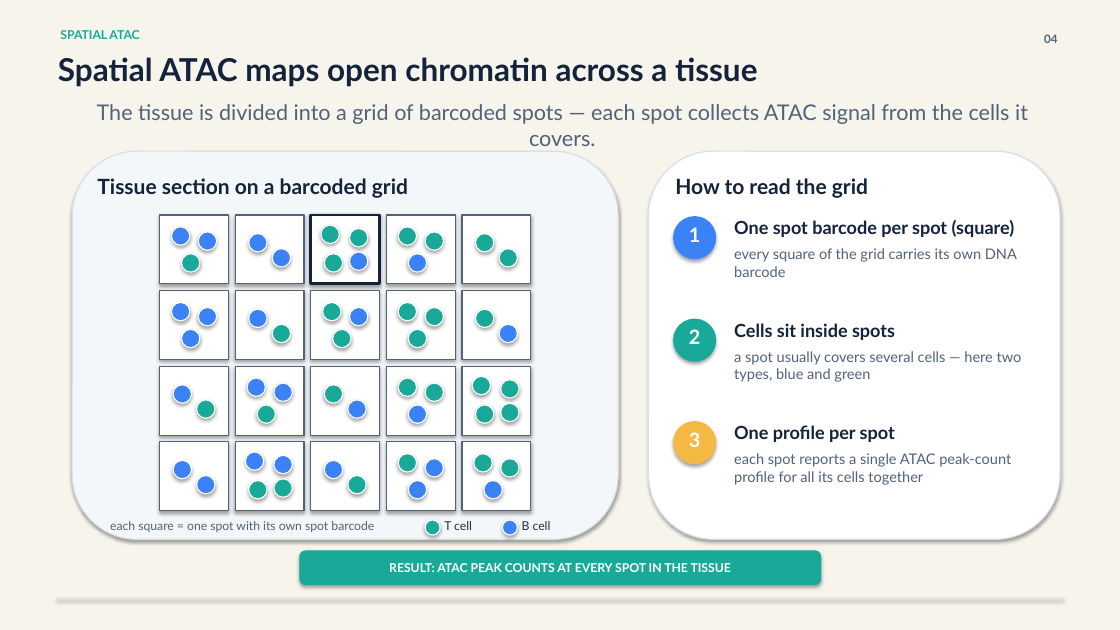
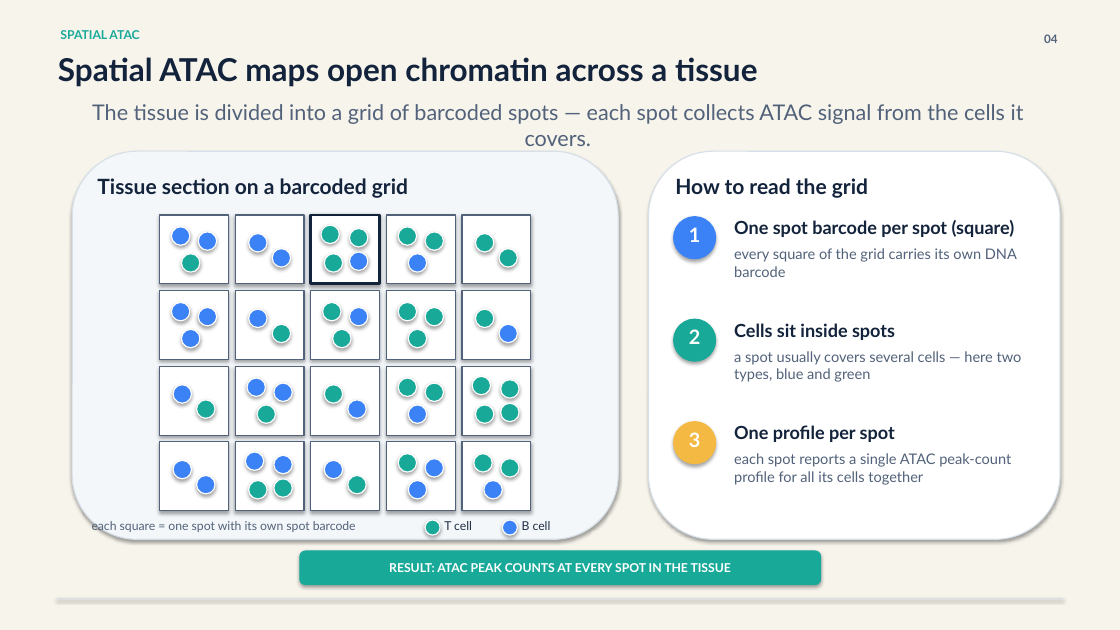
Before and after one commit to ericzhuang2010/deconvATAC, a slide deck: slide 4 of docs/ShapeMix/presentations/ShapeMix_High_School_Research_Deck.pptx. Drawn at 1120x630 pixels with LibreOffice and Linux fonts; fonts in the diff are those of the drawing. Boxes give left, top, right and bottom in pixels: in the first picture for what was removed or moved away, otherwise in the second. Text is boxed around its words. In the diff, an @@ line names an element or a change of style, - is before the commit and + after.

```diff
--- a/docs/ShapeMix/presentations/ShapeMix_High_School_Research_Deck.pptx
+++ b/docs/ShapeMix/presentations/ShapeMix_High_School_Research_Deck.pptx
@@ text "The tissue is divided into ...": place and size @@
-text "The tissue is divided into ..." at [97,104,1028,124]
+text "The tissue is divided into ..." at [92,104,1024,124]
@@ text "each square = one spot ...": place and size @@
-text "each square = one spot ..." at [110,521,374,532]
+text "each square = one spot ..." at [92,521,356,533]
```
Also in this commit, not shown: 10 other slides changed, 2 slides added, 1 slide removed, 3 other files.
